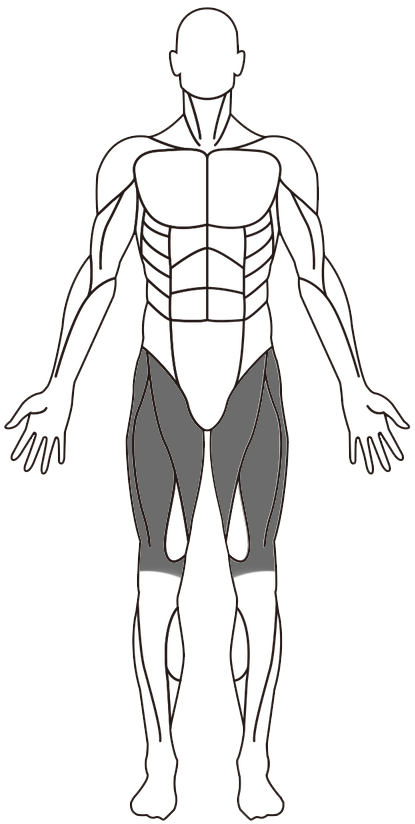
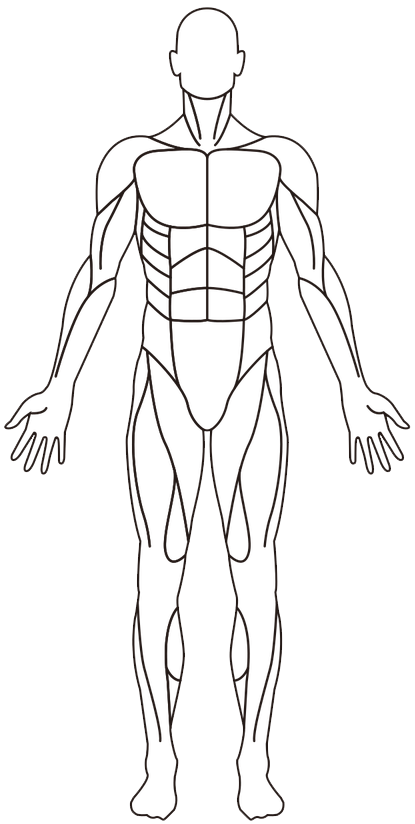
Layer changes from the first w=415, h=824 image to the second:
hid "leg-masking copy" over [128, 349, 203, 819]
hid "leg-masking" over [211, 349, 287, 819]
